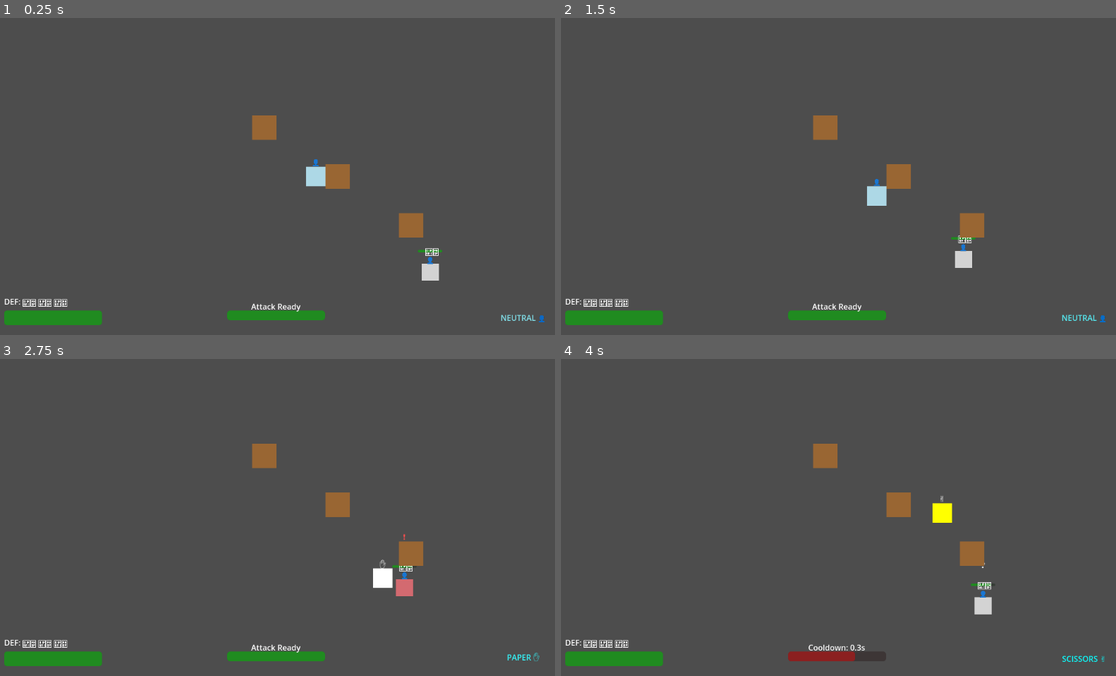
Above: before the commit, frames 1-4 (two rows, left to right).
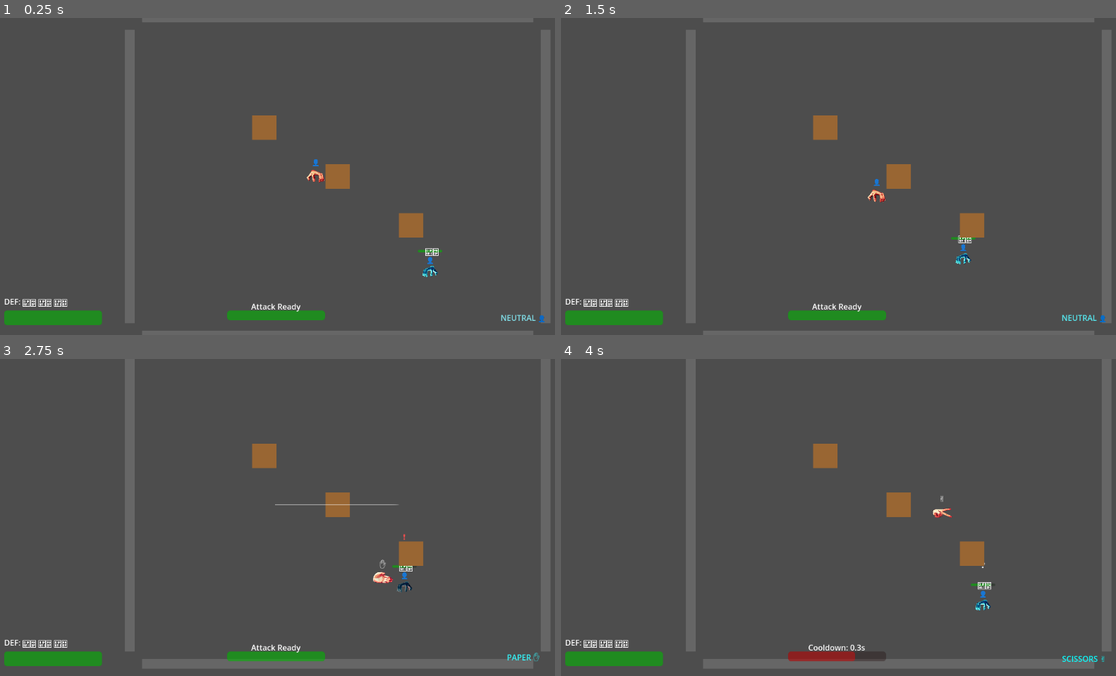
Above: after the commit, the same moments.

Repository: LouisZCode/rogue_hands_action_v1
Game: Godot game, scene res://scenes/main.tscn
Two runs of this game, one before a commit and one after it. Both use one fixed random seed, a clock stepped at 60 frames per second and the inputs below.
Inputs:
- Up to frame 1 (0.25 s): no input
- Up to frame 2 (1.5 s): hold Right (move_right) 0.53-1.28 s; tap Space (attack) at 0.6, 1.35 s; hold Down (move_down) from 1.28 s (still down)
- Up to frame 3 (2.75 s): release Down (move_down) at 2.03 s; hold Right (move_right) from 2.03 s (still down); hold S (gesture_paper) from 2.03 s (still down); tap Space (attack) at 2.3 s
- Up to frame 4 (4 s): release Right (move_right) at 2.78 s; release S (gesture_paper) at 2.78 s; hold Up (move_up) 2.78-3.53 s; tap A (gesture_rock) at 2.85 s; tap Space (attack) at 3.05, 3.8 s; hold Left (move_left) from 3.53 s (still down); hold D (gesture_scissors) from 3.53 s (still down)

The runs differ from the first frame. In frame 1, 5.3% of the frame differs, in the area x 22-100%, y 0-100%; in frame 2, 5.3%; in frame 3, 5.4%, in the area x 22-100%, y 0-98%; in frame 4, 5.3%.
Error after the commit: Invalid assignment of property or key 'color' with value of type 'Color' on a base object of type 'null instance'. (res://Scripts/ParticleManager.gd:31)

Commit message:
implement of particles - pending

Diff:
--- a/Scripts/Enemy.gd
+++ b/Scripts/Enemy.gd
@@ -72,7 +72,7 @@
 var players_hit_this_dash: Array[Node] = []
 
 # References
-@onready var sprite: ColorRect = $Sprite
+@onready var sprite: Sprite2D = $Sprite
 @onready var stance_label: Label = $StanceLabel
 @onready var health_bar: ProgressBar = $HealthBar
 @onready var defense_point_label: Label = $DefensePoint
@@ -143,6 +143,8 @@
 		AIState.IDLE:
 			velocity = Vector2.ZERO
 			current_stance = Stance.NEUTRAL
+			# Hide any lingering indicators
+			hide_all_indicators()
 			# Check if idle time is over
 			if idle_timer <= 0:
 				current_state = AIState.WALKING
@@ -152,6 +154,8 @@
 		AIState.WALKING:
 			# Random walking behavior when no player detected
 			current_stance = Stance.NEUTRAL
+			# Hide any lingering indicators
+			hide_all_indicators()
 			handle_walking_movement()
 
 		AIState.LOST_PLAYER:
@@ -588,6 +592,11 @@
 	current_health = max(0, current_health - amount)
 	update_health_bar()
 
+	# Create hit particle effect
+	var game_manager = get_tree().get_first_node_in_group("game_manager")
+	if game_manager and game_manager.particle_manager:
+		game_manager.particle_manager.create_hit_effect(global_position)
+
 	# Start immunity frames
 	is_immune = true
 	immunity_timer = immunity_duration
@@ -660,7 +669,17 @@
 		alert_timer -= delta
 
 func update_visual():
-	sprite.color = stance_colors[current_stance]
+	# Update sprite texture based on stance
+	match current_stance:
+		Stance.NEUTRAL:
+			sprite.texture = preload("res://assets/test_sprites/idle_enemy.png")
+		Stance.ROCK:
+			sprite.texture = preload("res://assets/test_sprites/rock_enemy.png")
+		Stance.PAPER:
+			sprite.texture = preload("res://assets/test_sprites/paper_enemy.png")
+		Stance.SCISSORS:
+			sprite.texture = preload("res://assets/test_sprites/scissor_enemy.png")
+
 	stance_label.text = stance_symbols[current_stance]
 	update_health_bar()
 	update_defense_point_visual()
@@ -708,6 +727,9 @@
 	current_stance = Stance.NEUTRAL
 	update_visual()
 
+	# Hide all other indicators when stunned
+	hide_all_indicators()
+
 	# Visual feedback for stun
 	var tween = create_tween()
 	tween.tween_property(sprite, "modulate", Color.PURPLE, 0.2)
@@ -720,6 +742,13 @@
 	print("Enemy died!")
 	enemy_died.emit()
 	queue_free()
+
+func hide_all_indicators():
+	if alert_indicator:
+		alert_indicator.visible = false
+	if lost_indicator:
+		lost_indicator.visible = false
+	# Don't hide stun indicator - it should only be controlled by stun system
 
 func _on_detection_area_body_entered(body):
 	if body is Player:
--- a/Scripts/GameManager.gd
+++ b/Scripts/GameManager.gd
@@ -12,10 +12,20 @@
 @onready var player: Player = $"../GameLayer/Player"
 @onready var enemy: Enemy = $"../GameLayer/Enemy"
 
+# Particle manager reference
+var particle_manager: ParticleManager
+
 # Game state
 var score: int = 0
 
 func _ready():
+	# Add to game_manager group for easy access
+	add_to_group("game_manager")
+
+	# Initialize particle manager
+	particle_manager = ParticleManager.new()
+	add_child(particle_manager)
+
 	# Connect player signals
 	if player:
 		player.health_changed.connect(_on_player_health_changed)
@@ -41,9 +51,17 @@
 
 func _on_player_stance_changed(new_stance: Player.Stance):
 	update_stance_ui(new_stance)
+	# Create stance change particle effect
+	if particle_manager and player:
+		var stance_color = player.stance_colors[new_stance]
+		particle_manager.create_stance_change_effect(player.global_position, stance_color)
 
 func _on_player_attack(attacker_stance: Player.Stance, attack_position: Vector2):
 	print("Player attacks with: ", Player.Stance.keys()[attacker_stance])
+	# Create attack particle effect
+	if particle_manager and player:
+		var attack_direction = (attack_position - player.global_position).normalized()
+		particle_manager.create_attack_effect(player.global_position, attack_direction)
 
 func _on_player_attack_cooldown_changed(current_cooldown: float, max_cooldown: float):
 	update_attack_cooldown_ui(current_cooldown, max_cooldown)
@@ -51,12 +69,19 @@
 func _on_enemy_died():
 	score += 1
 	print("Enemy defeated! Score: ", score)
+	# Create death particle effect
+	if particle_manager and enemy:
+		particle_manager.create_death_effect(enemy.global_position)
 	# Spawn new enemy after a delay
 	var timer = create_tween()
 	timer.tween_callback(spawn_new_enemy).set_delay(2.0)
 
 func _on_enemy_attack(attacker_stance: Enemy.Stance, attack_position: Vector2):
 	print("Enemy attacks with: ", Enemy.Stance.keys()[attacker_stance])
+	# Create attack particle effect for enemy
+	if particle_manager and enemy:
+		var attack_direction = (attack_position - enemy.global_position).normalized()
+		particle_manager.create_attack_effect(enemy.global_position, attack_direction)
 
 func _on_player_defense_points_changed(current_defense: int, max_defense: int):
 	update_player_defense_points_ui(current_defense, max_defense)
--- a/Scripts/ParticleManager.gd
+++ b/Scripts/ParticleManager.gd
@@ -2,23 +2,82 @@
 class_name ParticleManager
 
 # Particle effects management for the game
-# Placeholder for future particle effects
+var hit_particles_scene = preload("res://scenes/HitParticles.tscn")
+var gesture_particles_scene = preload("res://scenes/GestureParticles.tscn")
 
 func _ready():
-	print("ParticleManager initialized - ready for visual effects")
+	print("ParticleManager initialized with particle scenes loaded")
 
 func create_hit_effect(pos: Vector2):
-	print("Hit effect at position: ", pos)
-	# Future: Create particle effect at position
+	var particles = hit_particles_scene.instantiate()
+	get_tree().current_scene.add_child(particles)
+	particles.global_position = pos
+	particles.emitting = true
+
+	# Auto-cleanup after particle lifetime
+	var cleanup_timer = Timer.new()
+	cleanup_timer.wait_time = particles.lifetime + 0.5
+	cleanup_timer.one_shot = true
+	cleanup_timer.timeout.connect(func(): particles.queue_free())
+	particles.add_child(cleanup_timer)
+	cleanup_timer.start()
+
+	print("Hit particles created at: ", pos)
 
 func create_stance_change_effect(pos: Vector2, stance_color: Color):
-	print("Stance change effect at position: ", pos, " with color: ", stance_color)
-	# Future: Create stance change particle effect
+	var particles = gesture_particles_scene.instantiate()
+	get_tree().current_scene.add_child(particles)
+	particles.global_position = pos
+	particles.process_material.color = stance_color
+	particles.emitting = true
+
+	# Auto-cleanup after particle lifetime
+	var cleanup_timer = Timer.new()
+	cleanup_timer.wait_time = particles.lifetime + 0.5
+	cleanup_timer.one_shot = true
+	cleanup_timer.timeout.connect(func(): particles.queue_free())
+	particles.add_child(cleanup_timer)
+	cleanup_timer.start()
+
+	print("Stance change particles created at: ", pos, " with color: ", stance_color)
 
 func create_death_effect(pos: Vector2):
-	print("Death effect at position: ", pos)
-	# Future: Create death particle effect
+	# Use hit particles for death but with longer duration and red color
+	var particles = hit_particles_scene.instantiate()
+	get_tree().current_scene.add_child(particles)
+	particles.global_position = pos
+	particles.amount = 100  # More particles for dramatic effect
+	particles.process_material.color = Color.RED
+	particles.emitting = true
+
+	# Longer cleanup time for death effect
+	var cleanup_timer = Timer.new()
+	cleanup_timer.wait_time = particles.lifetime + 1.0
+	cleanup_timer.one_shot = true
+	cleanup_timer.timeout.connect(func(): particles.queue_free())
+	particles.add_child(cleanup_timer)
+	cleanup_timer.start()
+
+	print("Death particles created at: ", pos)
 
 func create_attack_effect(pos: Vector2, direction: Vector2):
-	print("Attack effect at position: ", pos, " in direction: ", direction)
-	# Future: Create attack particle effect
+	var particles = gesture_particles_scene.instantiate()
+	get_tree().current_scene.add_child(particles)
+	particles.global_position = pos
+
+	# Set particle direction based on attack direction
+	var angle_rad = direction.angle()
+	particles.process_material.direction = Vector3(cos(angle_rad), sin(angle_rad), 0)
+	particles.process_material.spread = 30.0  # Narrower spread for directional attack
+	particles.process_material.color = Color.YELLOW
+	particles.emitting = true
+
+	# Auto-cleanup
+	var cleanup_timer = Timer.new()
+	cleanup_timer.wait_time = particles.lifetime + 0.5
+	cleanup_timer.one_shot = true
+	cleanup_timer.timeout.connect(func(): particles.queue_free())
+	particles.add_child(cleanup_timer)
+	cleanup_timer.start()
+
+	print("Attack particles created at: ", pos, " in direction: ", direction)
--- a/Scripts/Player.gd
+++ b/Scripts/Player.gd
@@ -39,7 +39,7 @@
 var enemies_hit_this_dash: Array[Node] = []
 
 # References
-@onready var sprite: ColorRect = $Sprite
+@onready var sprite: Sprite2D = $Sprite
 @onready var stance_label: Label = $StanceLabel
 @onready var stun_indicator: Label = $StunIndicator
 @onready var attack_area: Area2D = $AttackArea
@@ -191,7 +191,17 @@
 		stance_changed.emit(current_stance)
 
 func update_stance_visual():
-	sprite.color = stance_colors[current_stance]
+	# Update sprite texture based on stance
+	match current_stance:
+		Stance.NEUTRAL:
+			sprite.texture = preload("res://assets/test_sprites/idle_player.png")
+		Stance.ROCK:
+			sprite.texture = preload("res://assets/test_sprites/rock_player.png")
+		Stance.PAPER:
+			sprite.texture = preload("res://assets/test_sprites/paper_player.png")
+		Stance.SCISSORS:
+			sprite.texture = preload("res://assets/test_sprites/scissor_player.png")
+
 	stance_label.text = stance_symbols[current_stance]
 
 func perform_dash_attack(direction: Vector2):
@@ -247,6 +257,11 @@
 	current_health = max(0, current_health - final_damage)
 	health_changed.emit(current_health)
 
+	# Create hit particle effect
+	var game_manager = get_tree().get_first_node_in_group("game_manager")
+	if game_manager and game_manager.particle_manager:
+		game_manager.particle_manager.create_hit_effect(global_position)
+
 	# Start immunity frames
 	is_immune = true
 	immunity_timer = immunity_duration
--- a/scenes/Enemy.tscn
+++ b/scenes/Enemy.tscn
@@ -1,6 +1,10 @@
-[gd_scene load_steps=4 format=3 uid="uid://d1e8j4xvn7m2p"]
+[gd_scene load_steps=8 format=3 uid="uid://d1e8j4xvn7m2p"]
 
 [ext_resource type="Script" path="res://Scripts/Enemy.gd" id="1_enemy_script"]
+[ext_resource type="Texture2D" uid="uid://blfmvygdyebxq" path="res://assets/test_sprites/idle_enemy.png" id="2_idle_sprite"]
+[ext_resource type="Texture2D" uid="uid://cdcq3kkb6jbx7" path="res://assets/test_sprites/rock_enemy.png" id="3_rock_sprite"]
+[ext_resource type="Texture2D" uid="uid://bt4g4vfdqtbp5" path="res://assets/test_sprites/paper_enemy.png" id="4_paper_sprite"]
+[ext_resource type="Texture2D" uid="uid://dqhqrw4a4c15q" path="res://assets/test_sprites/scissor_enemy.png" id="5_scissor_sprite"]
 
 [sub_resource type="RectangleShape2D" id="RectangleShape2D_1"]
 size = Vector2(35, 35)
@@ -11,17 +15,9 @@
 [node name="Enemy" type="CharacterBody2D"]
 script = ExtResource("1_enemy_script")
 
-[node name="Sprite" type="ColorRect" parent="."]
-anchors_preset = 8
-anchor_left = 0.5
-anchor_top = 0.5
-anchor_right = 0.5
-anchor_bottom = 0.5
-offset_left = -17.5
-offset_top = -17.5
-offset_right = 17.5
-offset_bottom = 17.5
-color = Color(0.8, 0, 0, 1)
+[node name="Sprite" type="Sprite2D" parent="."]
+texture = ExtResource("2_idle_sprite")
+scale = Vector2(0.105, 0.105)
 
 [node name="CollisionShape2D" type="CollisionShape2D" parent="."]
 shape = SubResource("RectangleShape2D_1")
--- a/scenes/Player.tscn
+++ b/scenes/Player.tscn
@@ -1,6 +1,10 @@
-[gd_scene load_steps=4 format=3 uid="uid://bphmcqkdqkh7k"]
+[gd_scene load_steps=8 format=3 uid="uid://bphmcqkdqkh7k"]
 
 [ext_resource type="Script" path="res://Scripts/Player.gd" id="1_player_script"]
+[ext_resource type="Texture2D" uid="uid://dex4rp6ylhvwg" path="res://assets/test_sprites/idle_player.png" id="2_idle_sprite"]
+[ext_resource type="Texture2D" uid="uid://dfqnf0wnv8vqk" path="res://assets/test_sprites/rock_player.png" id="3_rock_sprite"]
+[ext_resource type="Texture2D" uid="uid://ceqk50tycxpf1" path="res://assets/test_sprites/paper_player.png" id="4_paper_sprite"]
+[ext_resource type="Texture2D" uid="uid://dg8tke2o6nlvb" path="res://assets/test_sprites/scissor_player.png" id="5_scissor_sprite"]
 
 [sub_resource type="RectangleShape2D" id="RectangleShape2D_1"]
 size = Vector2(40, 40)
@@ -11,17 +15,9 @@
 [node name="Player" type="CharacterBody2D"]
 script = ExtResource("1_player_script")
 
-[node name="Sprite" type="ColorRect" parent="."]
-anchors_preset = 8
-anchor_left = 0.5
-anchor_top = 0.5
-anchor_right = 0.5
-anchor_bottom = 0.5
-offset_left = -20.0
-offset_top = -20.0
-offset_right = 20.0
-offset_bottom = 20.0
-color = Color(0, 0.8, 0, 1)
+[node name="Sprite" type="Sprite2D" parent="."]
+texture = ExtResource("2_idle_sprite")
+scale = Vector2(0.12, 0.12)
 
 [node name="CollisionShape2D" type="CollisionShape2D" parent="."]
 shape = SubResource("RectangleShape2D_1")
--- a/scenes/main.tscn
+++ b/scenes/main.tscn
@@ -29,6 +29,54 @@
 position = Vector2(200, 200)
 
 [node name="LevelBounds" type="StaticBody2D" parent="GameLayer"]
+
+[node name="TopWallSprite" type="ColorRect" parent="GameLayer/LevelBounds"]
+anchors_preset = 8
+anchor_left = 0.5
+anchor_top = 0.5
+anchor_right = 0.5
+anchor_bottom = 0.5
+offset_left = -400.0
+offset_top = -335.0
+offset_right = 400.0
+offset_bottom = -315.0
+color = Color(0.4, 0.4, 0.4, 1)
+
+[node name="BottomWallSprite" type="ColorRect" parent="GameLayer/LevelBounds"]
+anchors_preset = 8
+anchor_left = 0.5
+anchor_top = 0.5
+anchor_right = 0.5
+anchor_bottom = 0.5
+offset_left = -400.0
+offset_top = 315.0
+offset_right = 400.0
+offset_bottom = 335.0
+color = Color(0.4, 0.4, 0.4, 1)
+
+[node name="LeftWallSprite" type="ColorRect" parent="GameLayer/LevelBounds"]
+anchors_preset = 8
+anchor_left = 0.5
+anchor_top = 0.5
+anchor_right = 0.5
+anchor_bottom = 0.5
+offset_left = -435.0
+offset_top = -300.0
+offset_right = -415.0
+offset_bottom = 300.0
+color = Color(0.4, 0.4, 0.4, 1)
+
+[node name="RightWallSprite" type="ColorRect" parent="GameLayer/LevelBounds"]
+anchors_preset = 8
+anchor_left = 0.5
+anchor_top = 0.5
+anchor_right = 0.5
+anchor_bottom = 0.5
+offset_left = 415.0
+offset_top = -300.0
+offset_right = 435.0
+offset_bottom = 300.0
+color = Color(0.4, 0.4, 0.4, 1)
 
 [node name="TopWall" type="CollisionShape2D" parent="GameLayer/LevelBounds"]
 position = Vector2(0, -325)
